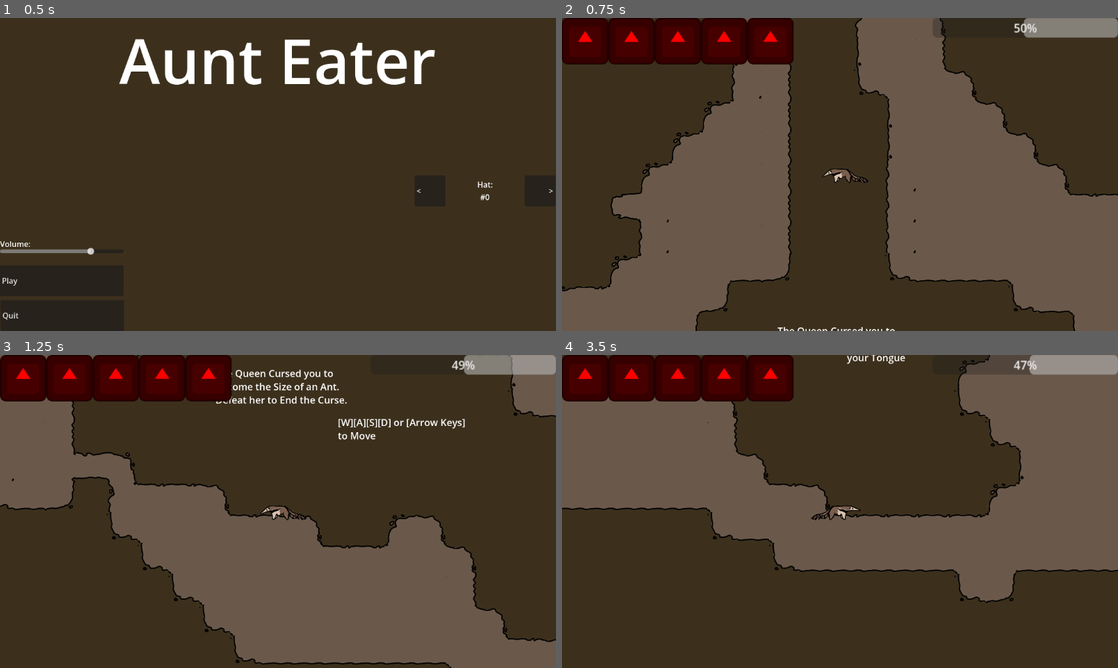
Above: before the commit, frames 1-4 (two rows, left to right).
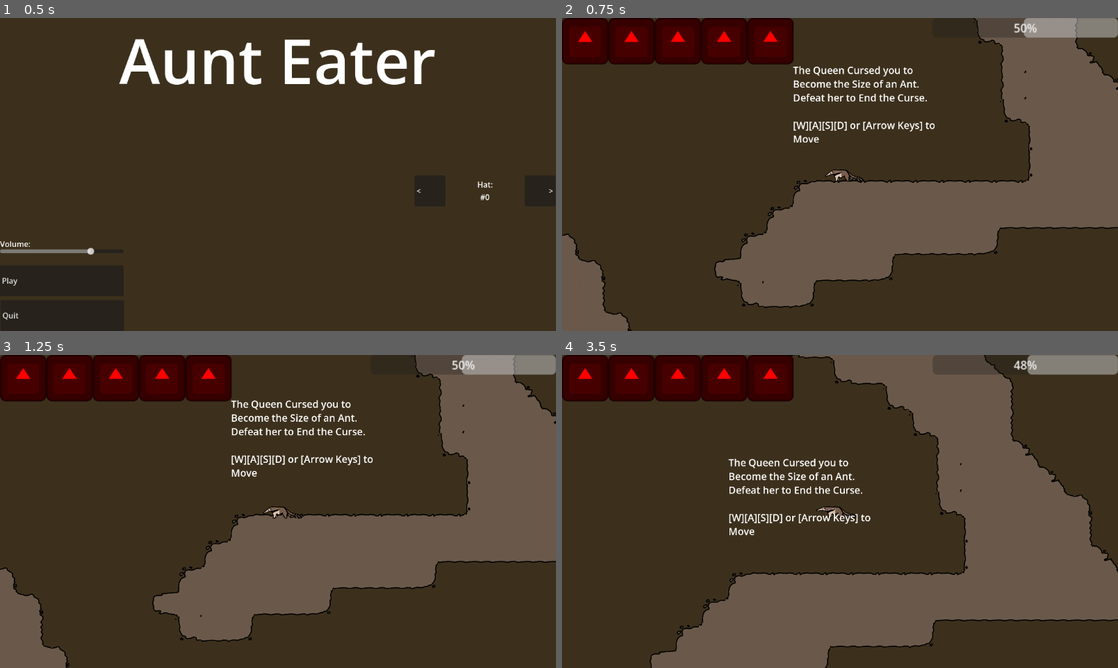
Above: after the commit, the same moments.

Repository: IncrediblyCreativeUsername/Team-Indecisive-Cutthroat-2026
Game: Godot game, scene res://UI/MainMenu.tscn
The game is run twice, just before and just after one commit, with the same random seed, the same clock (stepped at 60 frames per second) and the same inputs. The engine's default icon, where the game draws it, is replaced by a stand-in: a white triangle on a blue panel in a dark square.
Inputs (mouse positions are in pixels of both pictures, inside the frame that each line leads up to):
- Up to frame 1 (0.5 s): no input
- Up to frame 2 (0.75 s): click "Play" at 0.5 s
- Up to frame 3 (1.25 s): no input
- Up to frame 4 (3.5 s): move the mouse to (962, 495) at 1.27 s; hold D (MOVE_RIGHT) 1.28-2.78 s; click (962, 495) at 1.35 s; tap W (JUMP) at 1.52, 2.27 s; move the mouse to (728, 527) at 2.02 s; tap Q (DROP) at 2.1 s; click (728, 527) at 2.3 s; move the mouse to (895, 442) at 2.77 s; hold A (MOVE_LEFT) from 2.78 s (still down); tap E (EAT) at 2.85 s; click (895, 442) at 3.05 s

Frame 1 is identical in both runs. In frame 2, 52% of the frame differs, in the area x 0-100%, y 0-100%; in frame 3, 41%; in frame 4, 52%.

Commit message:
Visual fixes
adjusted phillip's position on both levels,  added tutorial text to level 2, made level 2 main level, fixed hats not lining up with player, added export var for starting the players flipped, hat label in main menu now updates on startup

Diff:
--- a/Game/Game.tscn
+++ b/Game/Game.tscn
@@ -17,7 +17,7 @@
 script = ExtResource("1_hqwdr")
 
 [node name="Tilemap" parent="." unique_id=830561455 instance=ExtResource("6_fuqhk")]
-tile_map_data = PackedByteArray("AAACAAMAAAAFAAIAAAADAAMAAAA …(4336 unchanged characters)… JAAIAAAALAPb/AAAKAAAAAAAMAPb/AAAKAAAAAAANAPX/AAAIAAAAAAAOAPX/AAALAAAAAAAOAPb/AAAGAAEAAAANAPb/AAAFAAEAAAAKAPb/AAAKAAAAAAAJAPb/AAAKAAAAAAAIAPf …(19359 unchanged characters)…
+tile_map_data = PackedByteArray("AAACAAMAAAAFAAIAAAADAAMAAAA …(4336 unchanged characters)… JAAIAAAALAPb/AAAKAAAAAAAMAPb/AAAKAAAAAAAOAPb/AAAKAAAAAAANAPb/AAAKAAAAAAAKAPb/AAAKAAAAAAAJAPb/AAAKAAAAAAAIAPf …(19359 unchanged characters)…
 
 [node name="Hud" parent="." unique_id=787718687 instance=ExtResource("2_jxerj")]
 
@@ -106,7 +106,7 @@
 position_smoothing_speed = 3.0
 
 [node name="Nephew" parent="." unique_id=1379414758 instance=ExtResource("6_ghvq8")]
-position = Vector2(1445, -1782)
+position = Vector2(1445, -1640)
 
 [node name="DeadEnemy" parent="." unique_id=400271033 instance=ExtResource("4_37esa")]
 position = Vector2(-2039, -904)
--- a/Game/game2.tscn
+++ b/Game/game2.tscn
@@ -30,18 +30,19 @@
 [node name="Player" parent="." unique_id=1863645860 instance=ExtResource("5_tvcsn")]
 position = Vector2(756, -1389)
 floor_max_angle = 0.87266463
+startFlipped = true
 
 [node name="Camera2D" type="Camera2D" parent="Player" unique_id=594023427]
 zoom = Vector2(0.425, 0.425)
 position_smoothing_speed = 3.0
 
 [node name="Nephew" parent="." unique_id=1379414758 instance=ExtResource("7_54uxu")]
-position = Vector2(10746, -1004)
+position = Vector2(10684, -884)
 
 [node name="Enemies" type="Node2D" parent="." unique_id=1533341434]
 
 [node name="Enemy" parent="Enemies" unique_id=400271033 instance=ExtResource("6_o8kjv")]
-position = Vector2(8282, 188)
+position = Vector2(7926, 192)
 wasGrabbed = true
 
 [node name="Enemy2" parent="Enemies" unique_id=50652945 instance=ExtResource("6_o8kjv")]
@@ -141,3 +142,73 @@
 
 [node name="Boss" parent="." unique_id=611915068 instance=ExtResource("10_58alt")]
 position = Vector2(-12653, 10435)
+
+[node name="Tutorial" type="Node2D" parent="." unique_id=1649808262]
+
+[node name="RichTextLabel" type="RichTextLabel" parent="Tutorial" unique_id=740503119]
+offset_left = -6.0
+offset_top = -375.0
+offset_right = 569.0
+offset_bottom = -244.0
+theme_override_font_sizes/normal_font_size = 48
+text = "[Space] to jump"
+
+[node name="RichTextLabel2" type="RichTextLabel" parent="Tutorial" unique_id=1484842353]
+offset_left = 2905.0
+offset_top = -211.0
+offset_right = 3480.0
+offset_bottom = -49.0
+theme_override_font_sizes/normal_font_size = 48
+text = "[Left Click] to Grapple with your Tongue"
+
+[node name="RichTextLabel3" type="RichTextLabel" parent="Tutorial" unique_id=34659223]
+offset_left = 7784.0
+offset_top = -145.0
+offset_right = 8359.0
+offset_bottom = 103.0
+theme_override_font_sizes/normal_font_size = 48
+text = "[E] to Pick Up Dead Ants
+[Q] to Drop Them"
+
+[node name="RichTextLabel4" type="RichTextLabel" parent="Tutorial" unique_id=24314692]
+offset_left = 8676.0
+offset_top = -403.0
+offset_right = 9338.0
+offset_bottom = -108.0
+theme_override_font_sizes/normal_font_size = 48
+text = "Your Nephew, Philip, Is Starving, Bring Him Ants -->
+Or Eat Them Yourself [E] To Heal."
+
+[node name="RichTextLabel7" type="RichTextLabel" parent="Tutorial" unique_id=1427199470]
+offset_left = 9636.0
+offset_top = -822.0
+offset_right = 10211.0
+offset_bottom = -589.0
+theme_override_font_sizes/normal_font_size = 48
+text = "If his Hunger Bar (Top Right) Runs Out, You Lose."
+
+[node name="RichTextLabel8" type="RichTextLabel" parent="Tutorial" unique_id=435417536]
+offset_left = 10720.0
+offset_top = -1205.0
+offset_right = 11295.0
+offset_bottom = -972.0
+theme_override_font_sizes/normal_font_size = 48
+text = "Philip"
+
+[node name="RichTextLabel5" type="RichTextLabel" parent="Tutorial" unique_id=1233201785]
+offset_left = 527.0
+offset_top = -1839.0
+offset_right = 1280.0
+offset_bottom = -1419.0
+theme_override_font_sizes/normal_font_size = 48
+text = "The Queen Cursed you to Become the Size of an Ant. Defeat her to End the Curse.
+
+[W][A][S][D] or [Arrow Keys] to Move"
+
+[node name="RichTextLabel6" type="RichTextLabel" parent="Tutorial" unique_id=96751306]
+offset_left = -8471.0
+offset_top = 8216.0
+offset_right = -7634.0
+offset_bottom = 8501.0
+theme_override_font_sizes/normal_font_size = 48
+text = "You are No Longer Strong Enough to Defeat the Queen. You Must Lead her to your Nephew."
--- a/Player/Hats.tscn
+++ b/Player/Hats.tscn
@@ -18,51 +18,71 @@
 
 [node name="Hat0" type="AnimatedSprite2D" parent="." unique_id=1139734948]
 position = Vector2(0, -1)
+scale = Vector2(1.455, 1.523)
 sprite_frames = SubResource("SpriteFrames_8bq08")
+offset = Vector2(-252.418, -40.615)
 
 [node name="cap" type="AnimatedSprite2D" parent="." unique_id=98010022]
 visible = false
 position = Vector2(0, -1)
+scale = Vector2(1.455, 1.523)
 sprite_frames = ExtResource("2_7h3dq")
 animation = &"walk"
+offset = Vector2(-252.418, -40.615)
 
 [node name="pirate" type="AnimatedSprite2D" parent="." unique_id=1877250235]
 visible = false
+scale = Vector2(1.455, 1.523)
 sprite_frames = ExtResource("3_7h3dq")
 animation = &"stand_tongue"
+offset = Vector2(-252.418, -40.615)
 
 [node name="party" type="AnimatedSprite2D" parent="." unique_id=655698553]
 visible = false
 position = Vector2(0, -1)
+scale = Vector2(1.455, 1.523)
 sprite_frames = ExtResource("4_kydf7")
 animation = &"stand_tongue"
+offset = Vector2(-252.418, -40.615)
 
 [node name="tophat" type="AnimatedSprite2D" parent="." unique_id=713332924]
 visible = false
+scale = Vector2(1.455, 1.523)
 sprite_frames = ExtResource("5_8bq08")
 animation = &"stand_tongue"
+offset = Vector2(-252.418, -40.615)
 
 [node name="goblin" type="AnimatedSprite2D" parent="." unique_id=1340910683]
 visible = false
+scale = Vector2(1.455, 1.523)
 sprite_frames = ExtResource("5_kjueo")
 animation = &"jump"
+offset = Vector2(-252.418, -40.615)
 
 [node name="digger" type="AnimatedSprite2D" parent="." unique_id=455022122]
 visible = false
+scale = Vector2(1.455, 1.523)
 sprite_frames = ExtResource("6_8bq08")
 animation = &"jump"
+offset = Vector2(-252.418, -40.615)
 
 [node name="puncher" type="AnimatedSprite2D" parent="." unique_id=1872048912]
 visible = false
+scale = Vector2(1.455, 1.523)
 sprite_frames = ExtResource("7_vrntm")
 animation = &"jump"
+offset = Vector2(-252.418, -40.615)
 
 [node name="trumbushat" type="AnimatedSprite2D" parent="." unique_id=2048073483]
 visible = false
+scale = Vector2(1.455, 1.523)
 sprite_frames = ExtResource("8_hmwvv")
 animation = &"jump"
+offset = Vector2(-252.418, -40.615)
 
 [node name="trumbus" type="AnimatedSprite2D" parent="." unique_id=70786422]
 visible = false
+scale = Vector2(1.455, 1.523)
 sprite_frames = ExtResource("9_yo3c7")
 animation = &"jump"
+offset = Vector2(-252.418, -40.615)
--- a/Player/Player.tscn
+++ b/Player/Player.tscn
@@ -213,13 +213,12 @@
 grappleMomentum = 1.5
 
 [node name="PlayerSprite" type="AnimatedSprite2D" parent="." unique_id=1795922126]
-position = Vector2(397, 29)
+position = Vector2(338, 29)
 scale = Vector2(1.4549686, 1.5234376)
 sprite_frames = ExtResource("2_ddoul")
 animation = &"walk"
 frame_progress = 0.27149966
 offset = Vector2(-252.41843, -40.615383)
-flip_h = true
 
 [node name="CollisionShape2D" type="CollisionShape2D" parent="." unique_id=2001729725]
 position = Vector2(-3.2986377e-06, 8.92857)
@@ -229,8 +228,7 @@
 
 [node name="Hats" parent="." unique_id=1316857142 instance=ExtResource("3_tok1r")]
 z_index = 1
-position = Vector2(-32.142857, -30.357143)
-scale = Vector2(1.523, 1.523)
+position = Vector2(0, 29)
 
 [node name="MouseCast" type="RayCast2D" parent="." unique_id=1514625385]
 target_position = Vector2(2256, 0)
@@ -238,7 +236,7 @@
 [node name="Tongue" type="Node2D" parent="." unique_id=1603243765]
 visible = false
 z_index = -1
-position = Vector2(-117, 6)
+position = Vector2(115, 6)
 scale = Vector2(2, 0.5)
 
 [node name="TextureRect" type="TextureRect" parent="Tongue" unique_id=1052084957]
--- a/Player/hats.gd
+++ b/Player/hats.gd
@@ -12,7 +12,6 @@
 		if (x == Globals.playerHatNum):
 			currentHat = get_child(x)
 
-
 func updateAnim(animName):
 	if (Globals.playerHatNum != 0):
 		currentHat.play(animName)
--- a/Player/player.gd
+++ b/Player/player.gd
@@ -24,6 +24,7 @@
 var paused : bool = false
 var grappleCooldownMax = 15
 var grappleCooldown = 0
+@export var startFlipped := false
 
 @onready var droppedAnt = preload("res://Enemy/Enemy.tscn")
 
@@ -31,6 +32,7 @@
 	animSprite.play("stand")
 	Hats.updateAnim("stand")
 	Globals.player = self
+	flip(startFlipped)
 
 func _physics_process(delta: float) -> void:
 	#Preventing a strange bug where the retract animation is interrupted from causing a softlock. I'm still not sure why
@@ -196,8 +198,10 @@
 		Hats.currentHat.flip_h = true
 		tonguePivot.position.x = -117
 		animSprite.position.x = 397
+		Hats.position.x = 397
 	else:
 		animSprite.flip_h = false
 		Hats.currentHat.flip_h = false
 		tonguePivot.position.x = 115
 		animSprite.position.x = 338
+		Hats.position.x = 338
--- a/UI/MainMenu.tscn
+++ b/UI/MainMenu.tscn
@@ -73,7 +73,7 @@
 vertical_alignment = 1
 
 [node name="Hats" parent="." unique_id=1316857142 instance=ExtResource("3_8aown")]
-position = Vector2(1004, 534)
+position = Vector2(1264, 568)
 
 [connection signal="pressed" from="Play" to="." method="_on_play_pressed"]
 [connection signal="pressed" from="NextHat" to="." method="_on_next_hat_pressed"]
--- a/UI/main_menu.gd
+++ b/UI/main_menu.gd
@@ -3,6 +3,7 @@
 @onready var hatLabel := $HatNumLabel
 
 func _ready() -> void:
+	hatLabel.text = "Hat:\n#" + str(Globals.playerHatNum)
 	$"Volume Slider".value = (AudioServer.get_bus_volume_db(AudioServer.get_bus_index("Master"))*3)+75
 
 func _on_play_pressed() -> void:
--- a/globals.gd
+++ b/globals.gd
@@ -1,7 +1,7 @@
 extends Node
 
-var gameScene := "res://Game/Game.tscn"
-#var gameScene := "res://Game/game2.tscn"
+#var gameScene := "res://Game/Game.tscn"
+var gameScene := "res://Game/game2.tscn"
 var mainMenuScene := "res://UI/MainMenu.tscn"
 var deathScene := "res://UI/GameEnd.tscn"
 var playerHatNum := 0
